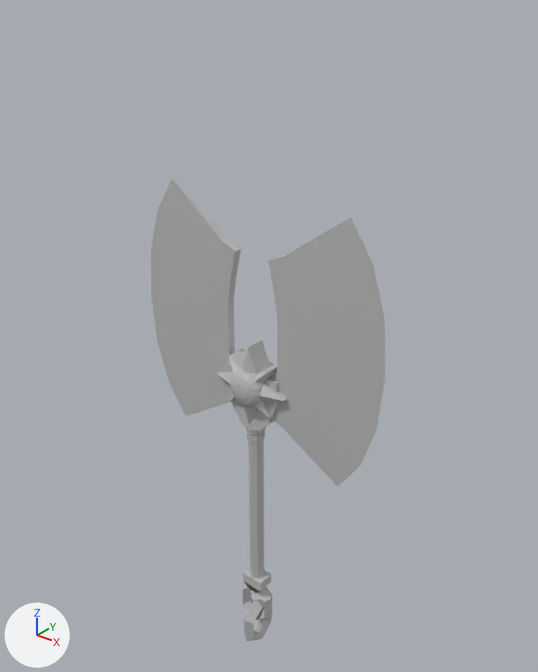
What one commit did to the FBX model Assets/FBX/Siggd Weapon/Axe_3.fbx.
Both versions are drawn from a 50 mm lens placed at (0.0434, -0.052, 0.0453), pointed at (-0.0006, 0.003, 0.0112). Arrows for +X, +Y and +Z are at lower left; the lights stay in place. Where no turn or scale is listed for an object, it has been applied to the vertices.
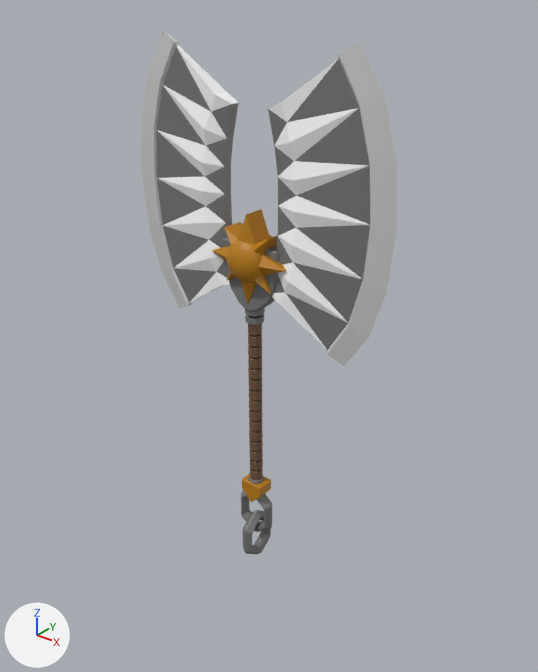
ob_axe_3 is not drawn itself; it is the parent of ob_pcylinder11.

What changed in the scene script:
```text
Change me_mesh_004:
    where me_mesh_004.from_pydata(...)  # 130 vertices, 176 faces; spans x -0.00451..0.00451, y -0.00251..0.00251, z -0.00451..0.00451
    remove me_mesh_004.materials.append(mat_lambert1)  # grey #bcbcbc
    add me_mesh_004.materials.append(mat_gold_text)  # orange #ba7e00
Change me_mesh_005:
    remove me_mesh_005.from_pydata(...)  # 35 vertices, 34 faces; spans x -0.0151..-0.002, y -0.0004..0.0004, z -0.014..0.014
    add me_mesh_005.from_pydata(...)  # 75 vertices, 110 faces; spans x -0.0151..-0.002, y -0.0011..0.0011, z -0.014..0.014
    me_mesh_005 part 5
    14 vertices are removed from x -0.0056..-0.0038, y -0.0004..0.0004, z -0.0094..0.0091
    28 faces are deleted
    54 vertices are added at x -0.0128..-0.0037, y -0.0011..0.0011, z -0.0132..0.0131
    52 new faces join them, mat_whitemetal_text (white #ffffff)
    22 new faces join them, mat_silvermetal_text (light grey #cecece)
    30 new faces join them, mat_greymetal_text (grey #777777)
    me_mesh_005 part 6: 6 faces spanning x -0.0032..-0.002, y -0.0004..0.0004, z -0.0088..0.0083 switch from mat_lambert1 (grey #bcbcbc) to mat_greymetal_text (grey #777777)
    add me_mesh_005.materials.append(mat_whitemetal_text)  # white #ffffff
    add me_mesh_005.materials.append(mat_silvermetal_text)  # light grey #cecece
Change me_mesh_001:
    remove me_mesh_001.from_pydata(...)  # 10 vertices, 10 faces; spans x -0.00134..0.00134, y -0.00098..0.00098, z -0.00158..0.00106
    remove me_mesh_001.materials.append(mat_lambert1)  # grey #bcbcbc
    add me_mesh_001.from_pydata(...)  # 30 vertices, 36 faces; spans x -0.00134..0.00134, y -0.00098..0.00098, z -0.00153..0.00106
    me_mesh_001 part 4: 10 vertices removed from x -0.00134..0.00134, y -0.00098..0.00098, z -0.00158..0.00106; 30 vertices added at x -0.00134..0.00134, y -0.00098..0.00098, z -0.00153..0.00106
    add me_mesh_001.materials.append(mat_gold_text)  # orange #ba7e00
Change me_mesh:
    used by ob_pcylinder11; parent = ob_axe_3; location = (0.0, -0.716, 0.0); scale = (0.0897, 0.46, 0.0897)
    remove me_mesh.from_pydata(...)  # 65 vertices, 67 faces; spans x -1.16..1.16, y -2.66..2.02, z -1.16..1.16
    remove me_mesh.materials.append(mat_lambert1)  # grey #bcbcbc
    add me_mesh.from_pydata(...)  # 793 vertices, 795 faces; spans x -1.16..1.16, y -2.66..2.02, z -1.16..1.16
    me_mesh part 1: 8 vertices moved within x -1.1..1.1, y 1.64, z -1.1..1.1; 24 vertices removed from x -1.16..1.16, y 1.64..1.84, z -1.16..1.16; 752 vertices added at x -1.16..1.16, y -2.66..1.85, z -1.16..1.16
    add me_mesh.materials.append(mat_black_text)  # black #000000
    add me_mesh.materials.append(mat_greymetal_text)  # grey #777777
    add me_mesh.materials.append(mat_leather_text)  # brown #755740
Change me_mesh_003:
    remove me_mesh_003.from_pydata(...)  # 20 vertices, 26 faces; spans x -0.00339..0.00339, y -0.0011..0.0011, z -0.00643..0.00039
    remove me_mesh_003.materials.append(mat_lambert1)  # grey #bcbcbc
    add me_mesh_003.from_pydata(...)  # 46 vertices, 55 faces; spans x -0.00339..0.00339, y -0.00109..0.0011, z -0.00639..0.00039
    me_mesh_003 part 3: the whole mesh is rebuilt
    add me_mesh_003.materials.append(mat_greymetal_text)  # grey #777777
Change me_mesh_007:
    remove me_mesh_007.from_pydata(...)  # 24 vertices, 24 faces; spans x -0.00077..0.00077, y -0.0022..0.0022, z -0.00335..0.00335
    remove me_mesh_007.materials.append(mat_lambert1)  # grey #bcbcbc
    add me_mesh_007.from_pydata(...)  # 96 vertices, 96 faces; spans x -0.00065..0.00065, y -0.00213..0.00213, z -0.00314..0.00314
    me_mesh_007 part 2: 24 vertices removed from x -0.00077..0.00077, y -0.0022..0.0022, z -0.00335..0.00335; 96 vertices added at x -0.00065..0.00065, y -0.00213..0.00213, z -0.00314..0.00314
    add me_mesh_007.materials.append(mat_greymetal_text)  # grey #777777
Change ob_psphere6:
    ob_psphere6.location: (0.0, 0.0, 0.0071) -> (0.0, 0.0, 0.0209)
Change ob_psphere7:
    ob_psphere7.location: (0.0, 0.0, 0.0129) -> (0.0, 0.0, 0.0266)
Change ob_axe_3:
    remove ob_axe_3.parent = ob_weapons
    ob_axe_3.location: (0.0, -8.0, 0.0) -> (0.0, 0.0, 0.0)
    ob_axe_3.rotation_euler: (0.0, 0.0, 0.0) -> (1.571, 0.0, 0.0)  # degrees (0, 0, 0) -> degrees (90, 0, 0)
    ob_axe_3.scale: (1.0, 1.0, 1.0) -> (0.01, 0.01, 0.01)
Remove ob_psphere3:
    ob_psphere3 = bpy.data.objects.new('pSphere3', me_mesh_002)
Change ob_pcube33:
    ob_pcube33.location: (0.0, 0.0, -0.02) -> (0.0, 0.0, -0.0062)
Change ob_pcylinder11:
    ob_pcylinder11.parent: ob_axe_3 -> ob_group10
Change ob_pcube34:
    ob_pcube34.location: (0.0, 0.0, 0.0082) -> (0.0, 0.0, 0.022)
Change ob_ptorus1:
    ob_ptorus1.location: (0.0, 0.0, -0.0231) -> (0.0, 0.0, -0.0093)
Change ob_ptorus2:
    ob_ptorus2.location: (0.0, 0.0, -0.0264) -> (0.0, 0.0, -0.0127)
Add ob_group10:
    ob_group10 = bpy.data.objects.new('group10', None)
    ob_group10.parent = ob_axe_3
    ob_group10.location = (0.0, 1.242, 0.0)
Add ob_psphere8:
    ob_psphere8 = bpy.data.objects.new('pSphere8', me_mesh_007_1)  # 75 vertices, 110 faces; spans x 0.27..1.97, y -1.76..1.68, z -1.25..1.25; in mat_whitemetal_text (white #ffffff), mat_silvermetal_text (light grey #cecece), mat_greymetal_text (grey #777777)
    ob_psphere8.parent = ob_group10
    ob_psphere8.location = (-0.000231, 1.423, 0.0)
    ob_psphere8.rotation_euler = (1.571, 0.0, -3.142)  # degrees (90, 0, -180)
    ob_psphere8.scale = (-0.766, -0.065, -1.12)
```

Where the change shows, as pixel boxes (x1, y1, x2, y2) in the pictures (538 x 672 px):
'pSphere8', added
    after: (268, 42, 397, 366)
'pSphere7', reshaped, moved (9% wider, 17% taller)
    before: (151, 179, 241, 416)
    after: (141, 31, 239, 308)
'pSphere3', deleted
    before: (268, 217, 385, 487)
'pSphere6', recoloured, moved
    before: (217, 340, 287, 424)
    after: (212, 209, 286, 304)
'pCylinder11', reshaped, moved, turned, rescaled
    before: (246, 427, 266, 579)
    after: (245, 307, 265, 484)
'pCube34', reshaped, moved (9% taller)
    before: (226, 362, 279, 431)
    after: (223, 237, 279, 312)
'pTorus2', reshaped, moved (7% wider, 7% taller)
    before: (244, 600, 271, 641)
    after: (242, 510, 271, 554)
'pTorus1', moved
    before: (243, 581, 272, 620)
    after: (241, 490, 272, 532)
'pCube33', reshaped, moved (7% taller)
    before: (243, 568, 271, 595)
    after: (242, 473, 271, 502)
part 5 of me_mesh_005, built on
    before: (151, 179, 241, 416)
    after: (141, 32, 239, 308)
part 6 of me_mesh_005, recoloured
    before: (228, 249, 241, 355)
    after: (225, 103, 239, 238)
